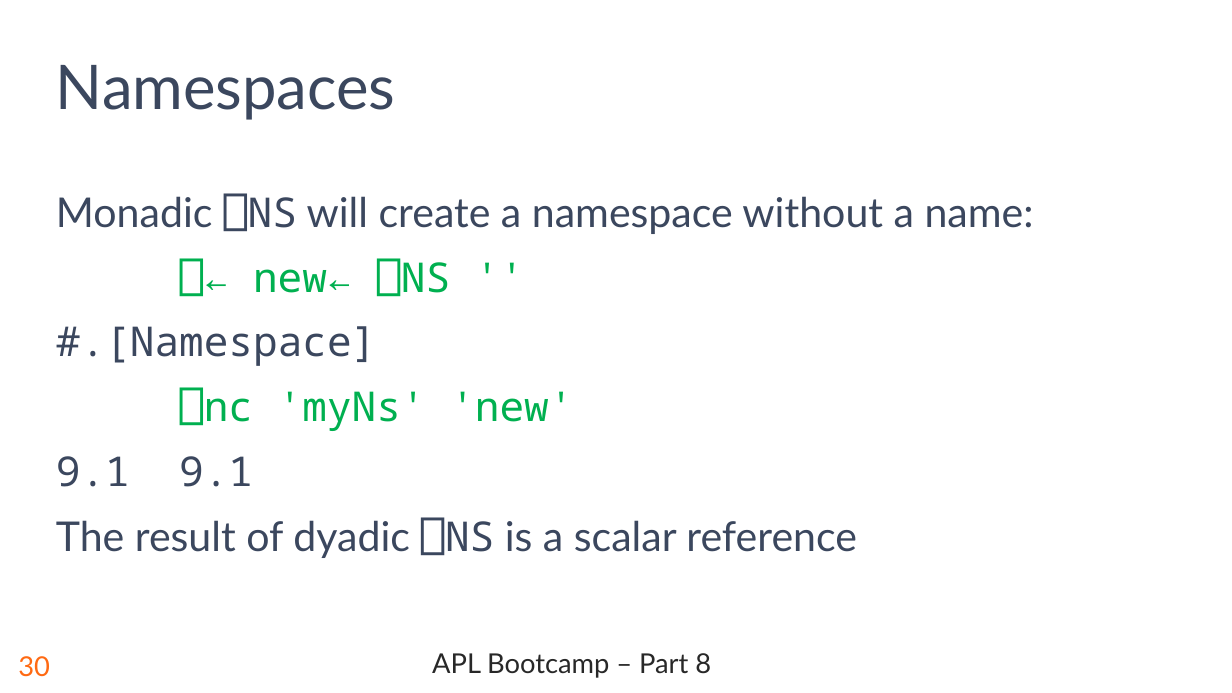
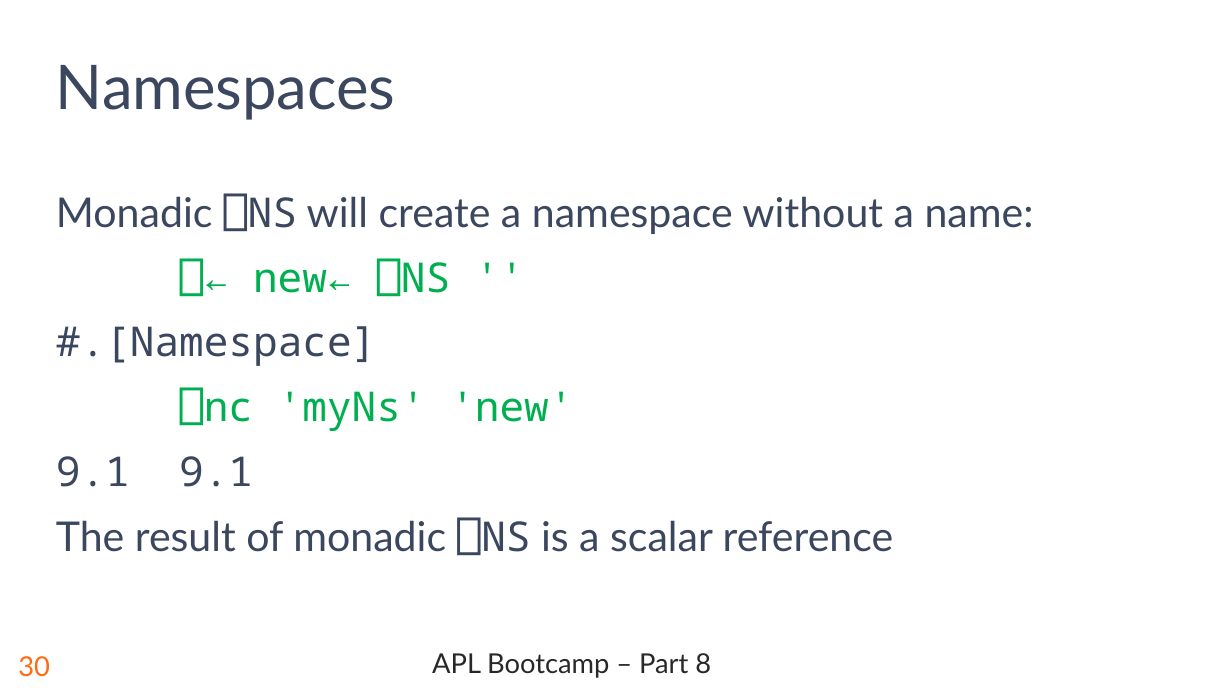
Before and after one commit to rikedyp/APLBootcamp, a slide deck: slide 31 of slides/APL_Bootcamp-part-8-namespaces.pptx. Drawn at 1232x693 pixels with LibreOffice and Linux fonts; fonts in the diff are those of the drawing; background and template pictures are left out. Boxes give left, top, right and bottom in pixels: in the first picture for what was removed or moved away, otherwise in the second. Text is boxed around its words. In the diff, an @@ line names an element or a change of style, - is before the commit and + after.

Commit message:
correction namespaces monadic ⎕NS returns scalar ref

```diff
--- a/slides/APL_Bootcamp-part-8-namespaces.pptx
+++ b/slides/APL_Bootcamp-part-8-namespaces.pptx
@@ text at (x1=56, y1=517, x2=894, y2=555): text changed @@
-The result of dyadic ⎕NS is a scalar reference
+The result of monadic ⎕NS is a scalar reference
```
